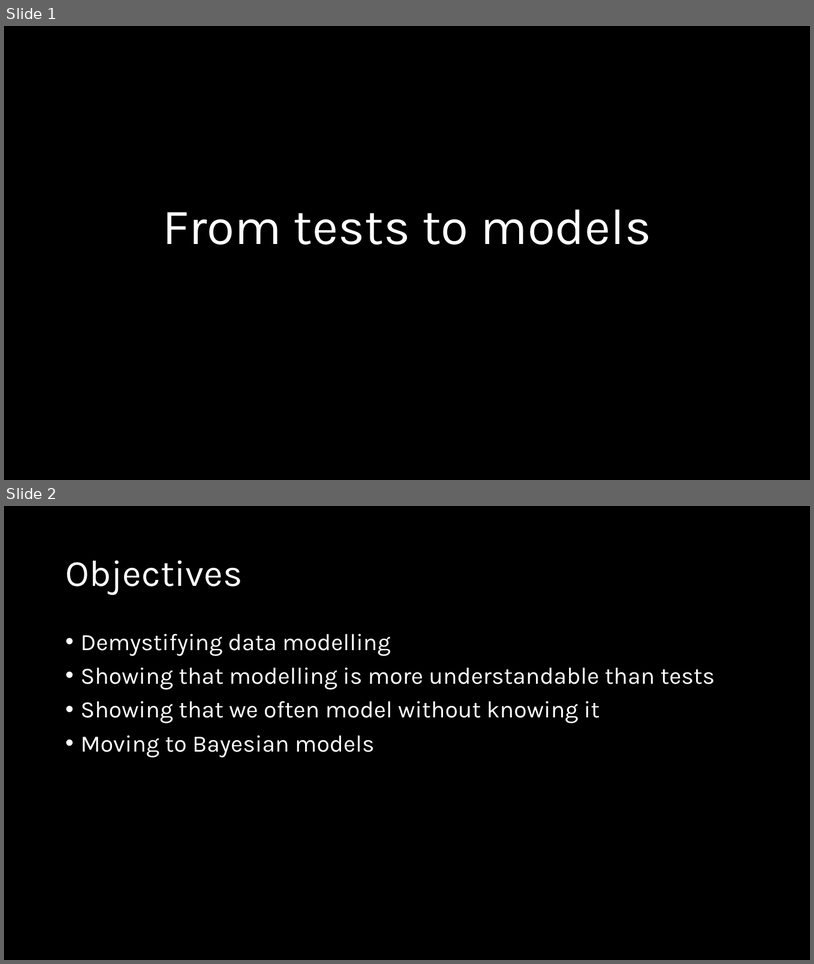
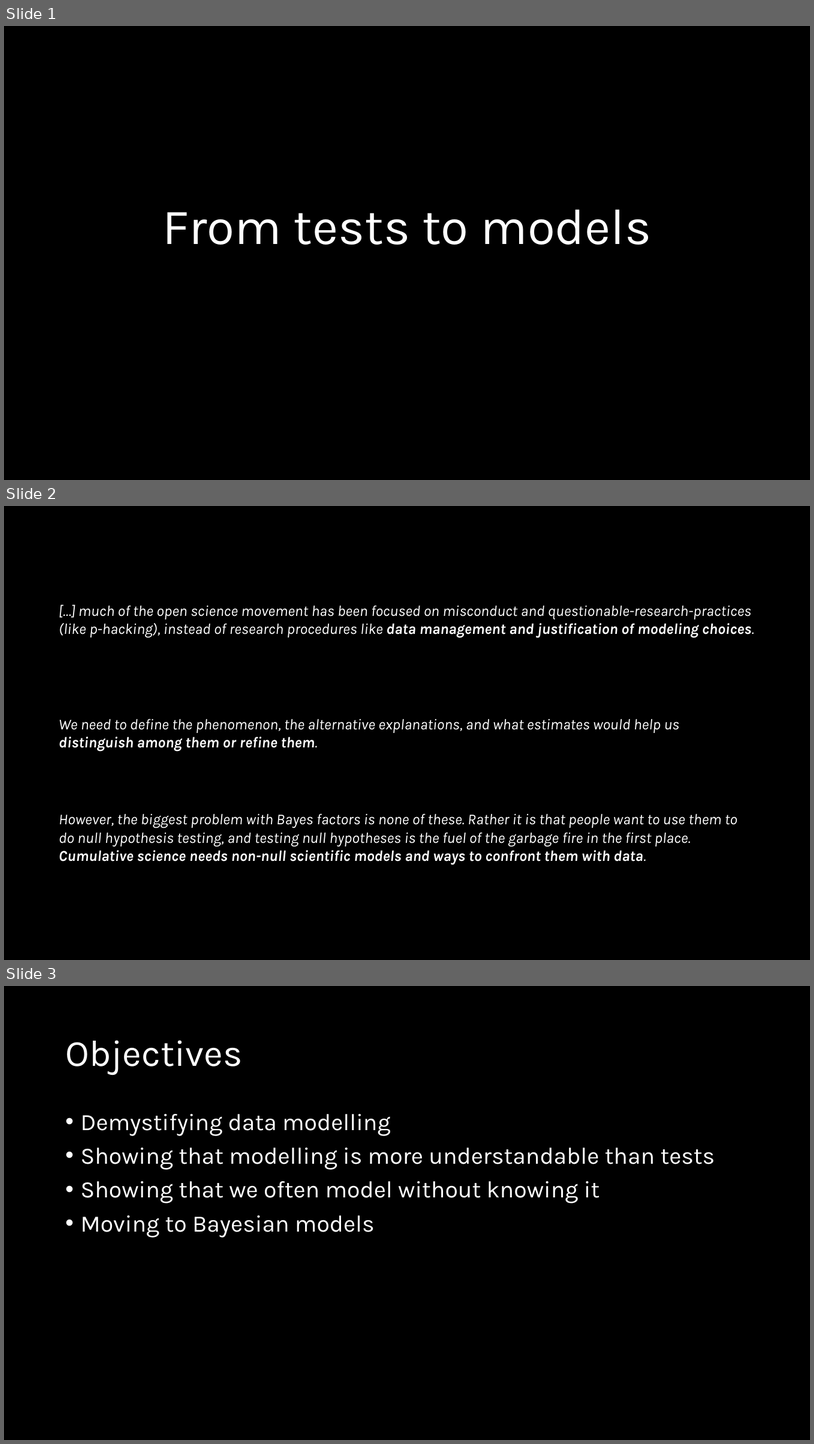
Before and after one commit to d-scanzi/bayesian_lab_meetings, a slide deck: dev/slides/01-from_tests_to_models.pptx. Shown one above the other, each under a label of ours: slides 1 and 2 before the commit, slides 1, 2 and 3 after it. The pictures are 814x964 and 814x1444 pixels, drawn with LibreOffice and Linux fonts; fonts in the diff are those of the drawing. Boxes give left, top, right and bottom in pixels: in the first picture for what was removed or moved away, otherwise in the second. Text is boxed around its words. In the diff, an @@ line names an element or a change of style, - is before the commit and + after.

Commit message:
added slide

```diff
--- a/dev/slides/01-from_tests_to_models.pptx
+++ b/dev/slides/01-from_tests_to_models.pptx
@@ slide 2 added at (x1=4, y1=506, x2=810, y2=960), background #000000 @@
@@ text added at (x1=59, y1=605, x2=755, y2=638), 18 pt, text #FFFFFF, italic @@
+[…] much of the open science movement has been focused on misconduct and questionable-research-practices (like p-hacking), instead of research procedures like data management and justification of modeling choices.
@@ text added at (x1=59, y1=718, x2=680, y2=751), 18 pt, text #FFFFFF, italic @@
+We need to define the phenomenon, the alternative explanations, and what estimates would help us distinguish among them or refine them.
@@ text added at (x1=59, y1=813, x2=738, y2=864), 18 pt, text #FFFFFF, italic @@
+However, the biggest problem with Bayes factors is none of these. Rather it is that people want to use them to do null hypothesis testing, and testing null hypotheses is the fuel of the garbage fire in the first place. Cumulative science needs non-null scientific models and ways to confront them with data.
@@ what was slide 2 is now slide 3 @@
```
